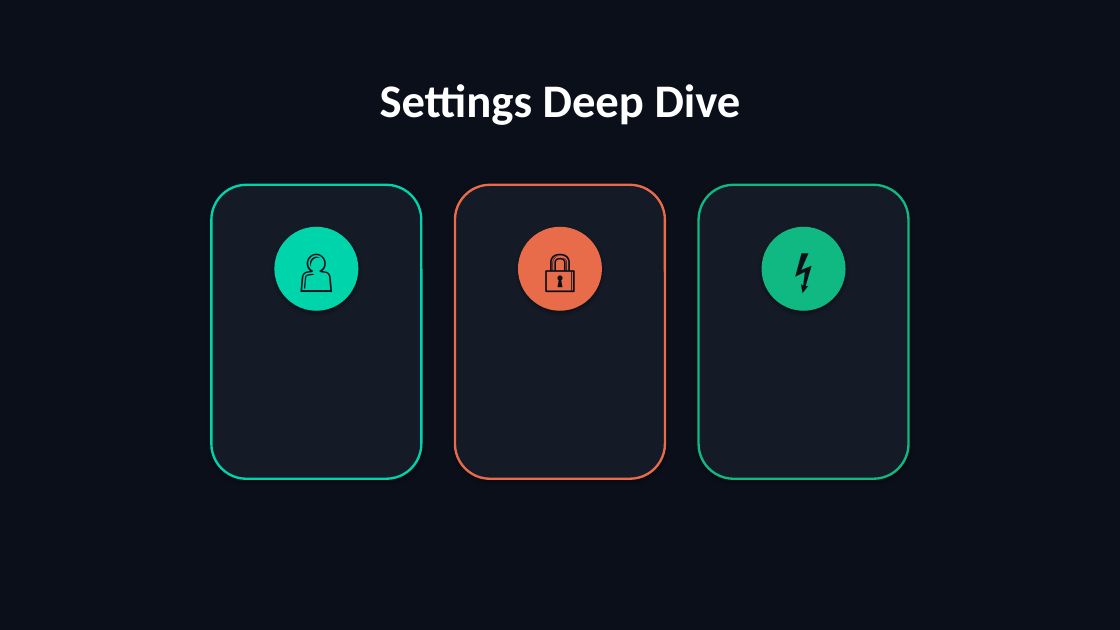
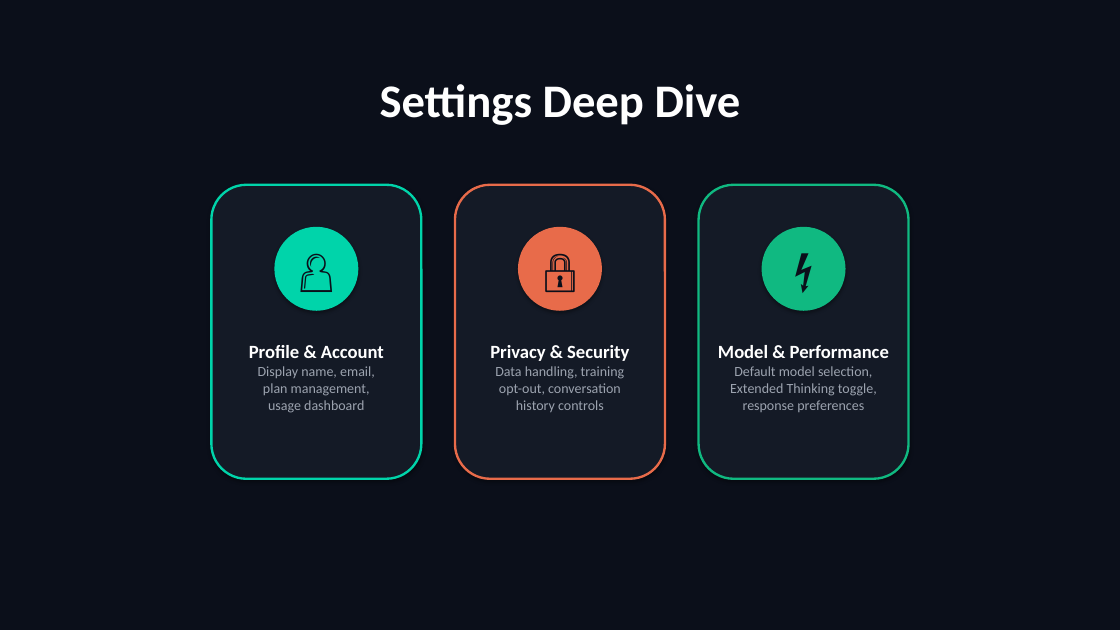
Before and after one commit to scottrhay/AIA-ClaudeCopilot, a slide deck: slide 19 of slides/Day1_Claude_for_Business.pptx (slide 21 before the commit). Drawn at 1120x630 pixels with LibreOffice and Linux fonts; fonts in the diff are those of the drawing. Boxes give left, top, right and bottom in pixels: in the first picture for what was removed or moved away, otherwise in the second. Text is boxed around its words. In the diff, an @@ line names an element or a change of style, - is before the commit and + after.

```diff
--- a/slides/Day1_Claude_for_Business.pptx
+++ b/slides/Day1_Claude_for_Business.pptx
@@ text added at box(249, 345, 384, 413), 12 pt, text #9CA3AF @@
+Profile & Account
+Display name, email,
+plan management,
+usage dashboard
@@ text added at box(490, 345, 629, 412), 12 pt, text #9CA3AF @@
+Privacy & Security
+Data handling, training
+opt-out, conversation
+history controls
@@ text added at box(718, 345, 889, 412), 12 pt, text #9CA3AF @@
+Model & Performance
+Default model selection,
+Extended Thinking toggle,
+response preferences
```
Also in this commit, not shown: 1 other slide changed, 1 slide added, 3 slides removed.
